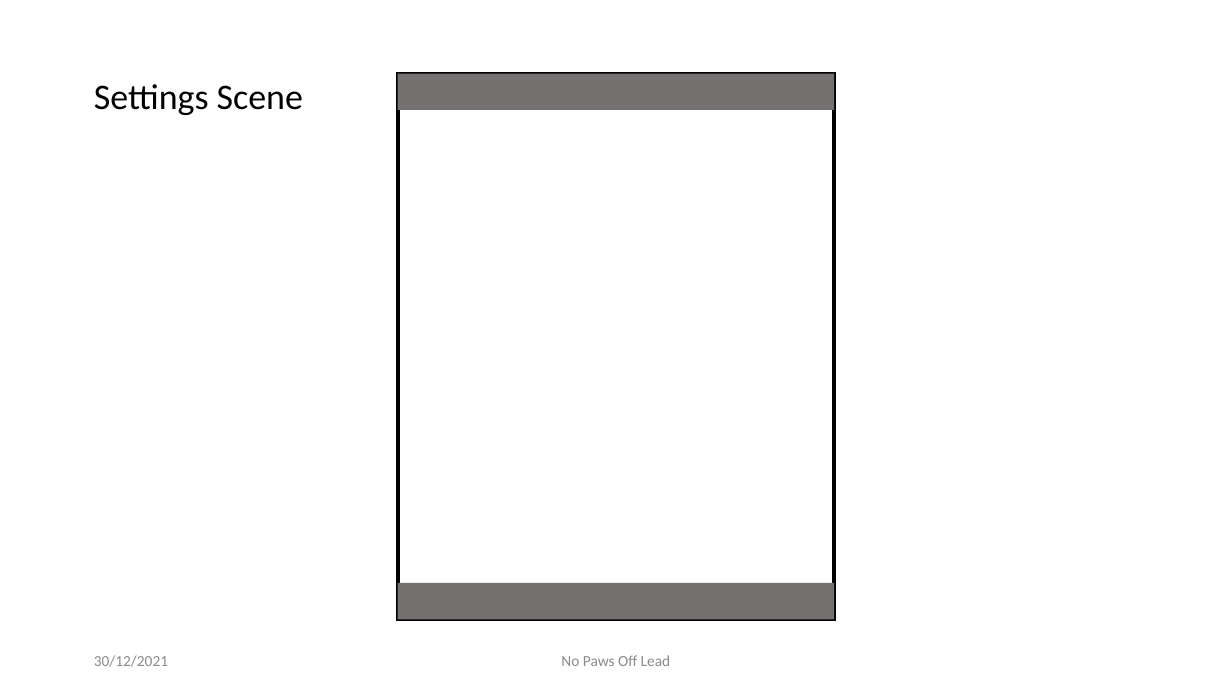
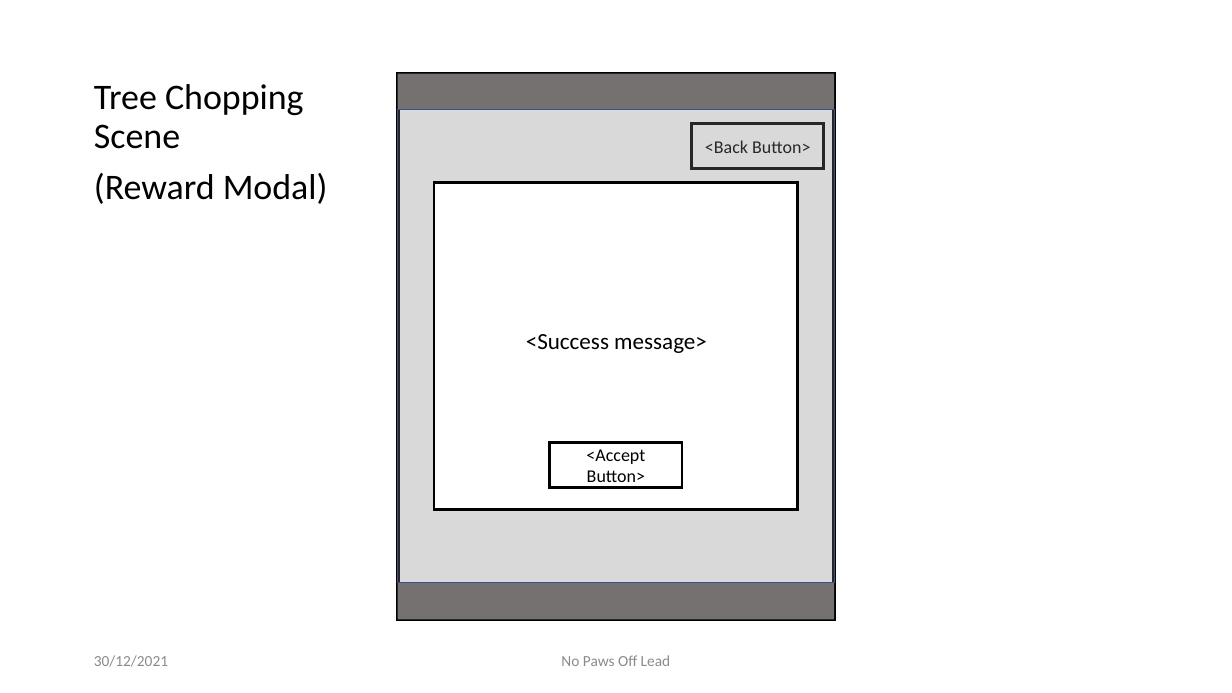
Before and after one commit to zkturman/LumberTim, a slide deck: slide 7 of Design/LumberTim Prototypes.pptx (slide 11 before the commit). Drawn at 1232x693 pixels with LibreOffice and Linux fonts; fonts in the diff are those of the drawing; grey boxes stand for pictures; background and template pictures are left out. Boxes give left, top, right and bottom in pixels: in the first picture for what was removed or moved away, otherwise in the second. Text is boxed around its words. In the diff, an @@ line names an element or a change of style, - is before the commit and + after.

```diff
--- a/Design/LumberTim Prototypes.pptx
+++ b/Design/LumberTim Prototypes.pptx
@@ text at box(94, 84, 328, 204): text changed @@
-Settings Scene
+Tree Chopping Scene
+(Reward Modal)
@@ rectangle added at box(397, 110, 834, 582), fill #848484 at 30% opacity, outline #325491 1 pt @@
@@ rectangle added at box(692, 124, 824, 169), fill #FFFFFF, outline #000000 2.25 pt, 14 pt, text #000000 @@
+<Back Button>
@@ rectangle added at box(434, 182, 799, 509), fill #FFFFFF, outline #000000 2.25 pt @@
@@ picture added at box(453, 183, 780, 510) @@
@@ text added at box(526, 334, 707, 353), 18 pt, text #000000 @@
+<Success message>
@@ rectangle added at box(550, 443, 682, 488), fill #FFFFFF, outline #000000 2.25 pt, 14 pt, text #000000 @@
+<Accept Button>
```
Also in this commit, not shown: 9 other slides changed, 1 slide added, 19 other files.
